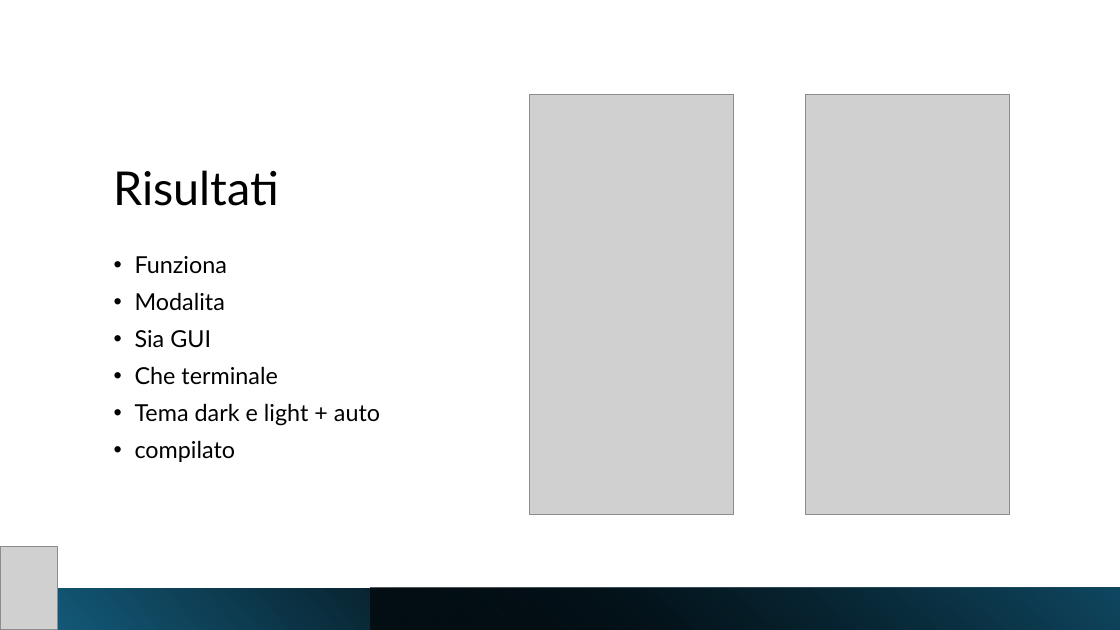
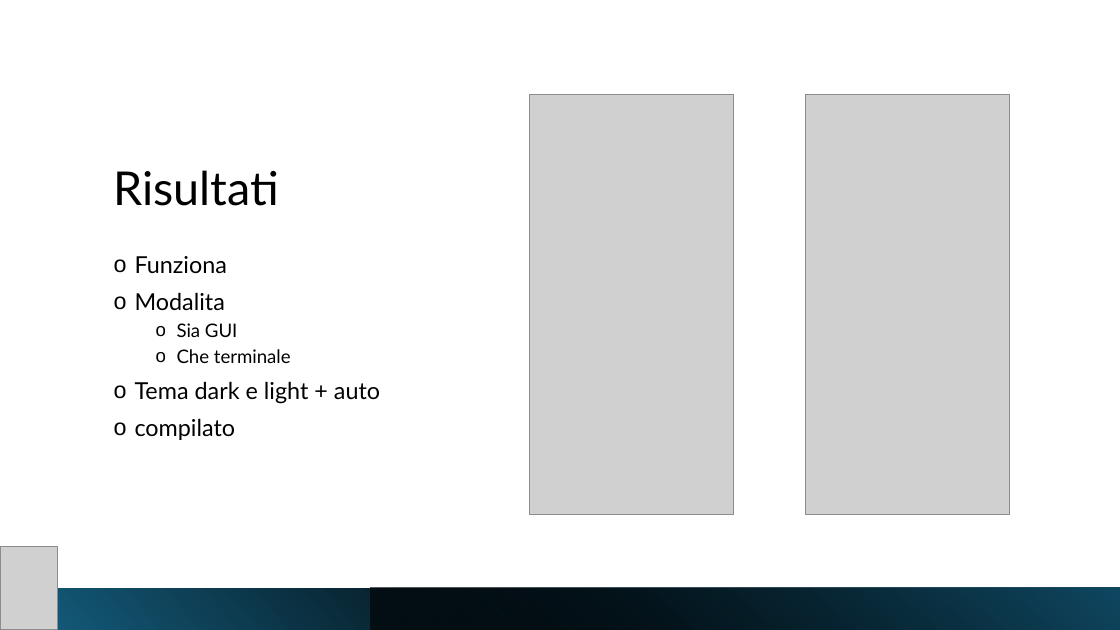
Before and after one commit to geo-petrini/impiccato, a slide deck: slide 7 of docs/Presentazione fatta male.pptx. Drawn at 1120x630 pixels with LibreOffice and Linux fonts; fonts in the diff are those of the drawing; grey boxes stand for pictures. Boxes give left, top, right and bottom in pixels: in the first picture for what was removed or moved away, otherwise in the second. Text is boxed around its words. In the diff, an @@ line names an element or a change of style, - is before the commit and + after.

```diff
--- a/docs/Presentazione fatta male.pptx
+++ b/docs/Presentazione fatta male.pptx
@@ text "Funziona" at [135,256,380,440]: size 20 to 16 pt in "Sia GUI", "Che terminale"; bullet • to o; list level 1 to 2 in "Sia GUI"; list level 1 to 2 in "Che terminale" @@
```
Also in this commit, not shown: 3 other slides changed.
